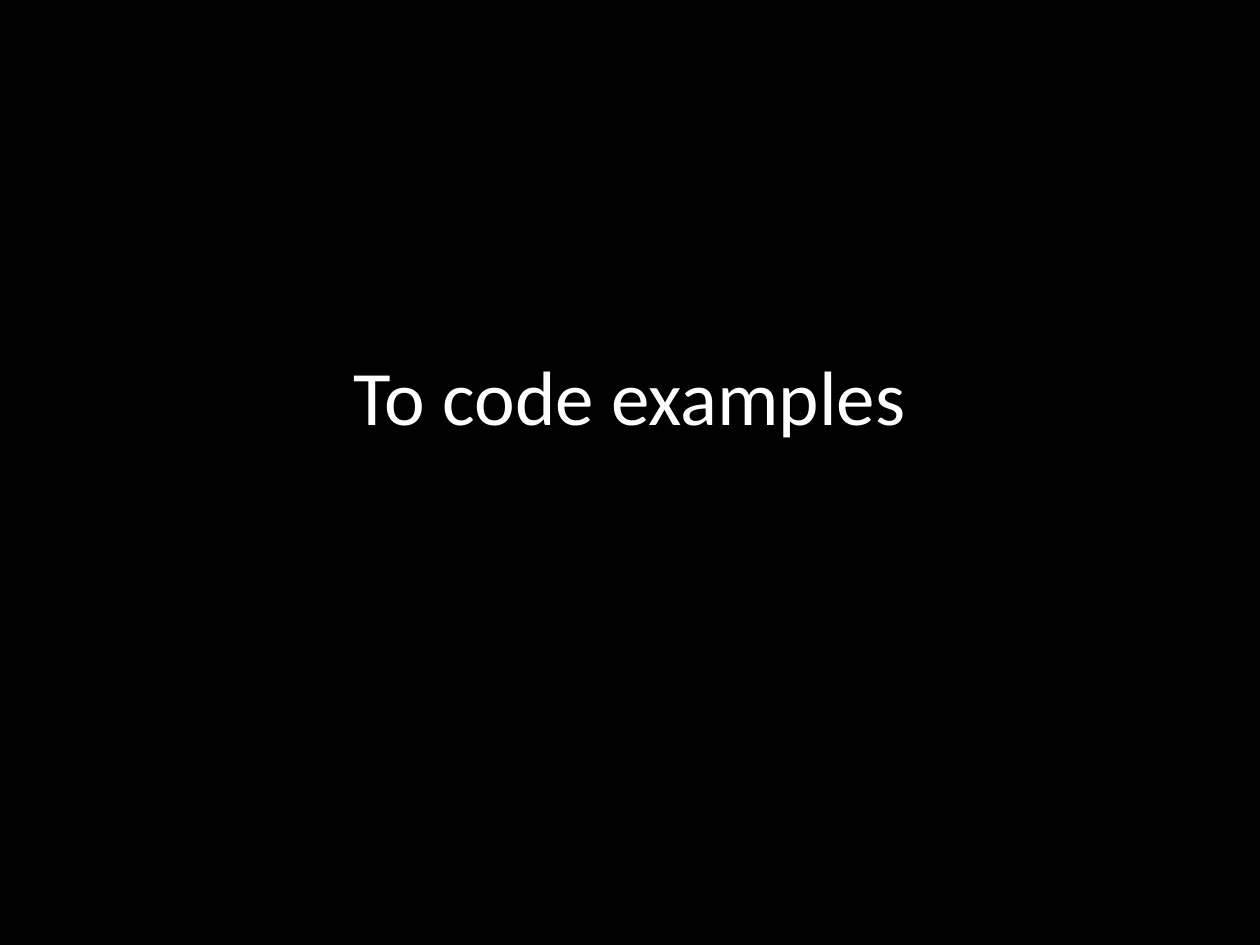
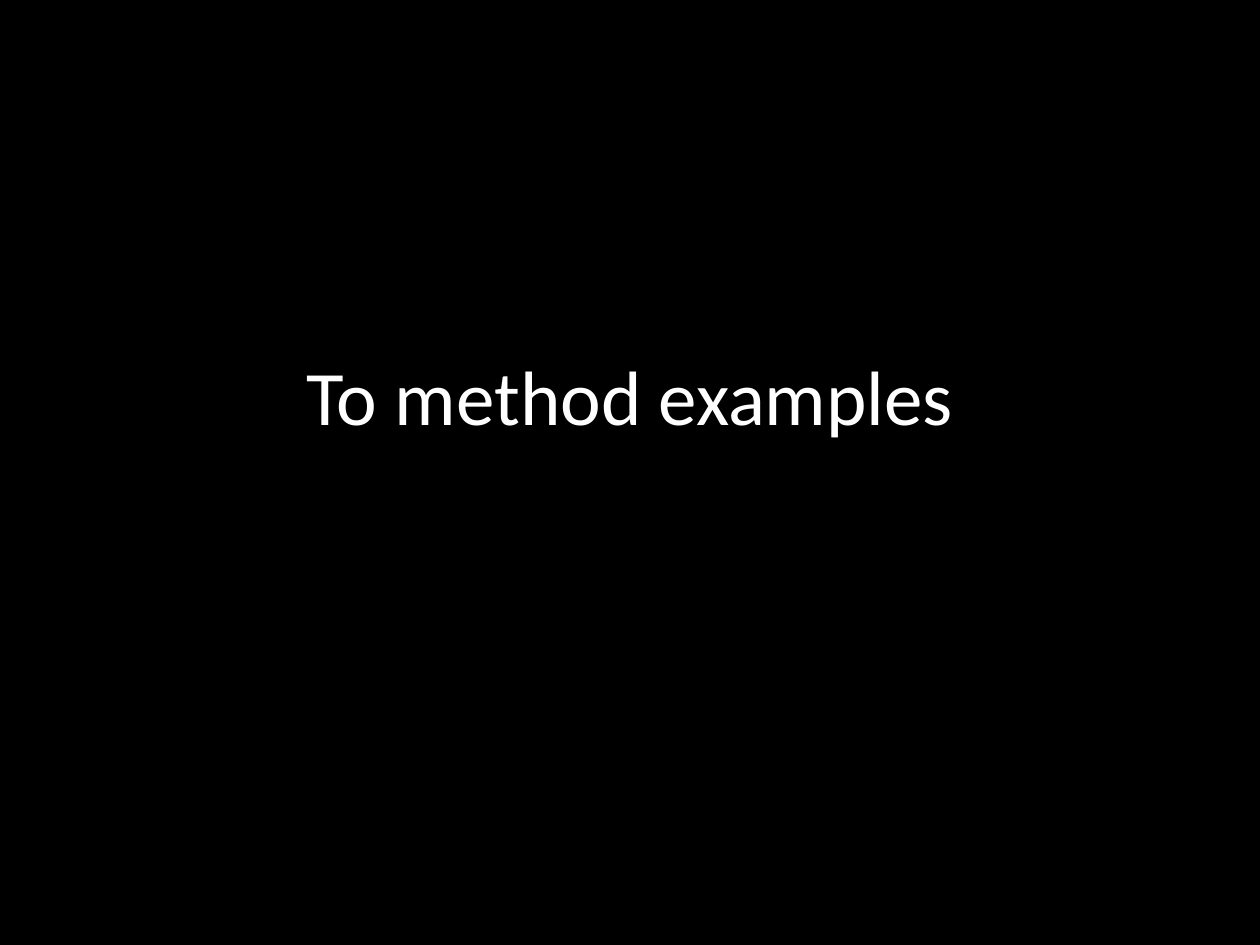
Before and after one commit to jessehartloff/CourseWebsite, a slide deck: slide 14 of content/cse115/media/115Slides/3-Functions.pptx (slide 10 before the commit). Drawn at 1260x945 pixels with LibreOffice and Linux fonts; fonts in the diff are those of the drawing. Boxes give left, top, right and bottom in pixels: in the first picture for what was removed or moved away, otherwise in the second. Text is boxed around its words. In the diff, an @@ line names an element or a change of style, - is before the commit and + after.

```diff
--- a/content/cse115/media/115Slides/3-Functions.pptx
+++ b/content/cse115/media/115Slides/3-Functions.pptx
@@ title at <box>306,371,953,438</box>: text changed @@
-To code examples
+To method examples
```
Also in this commit, not shown: 2 other slides changed, 11 slides added, 7 slides removed, 1 other file.
